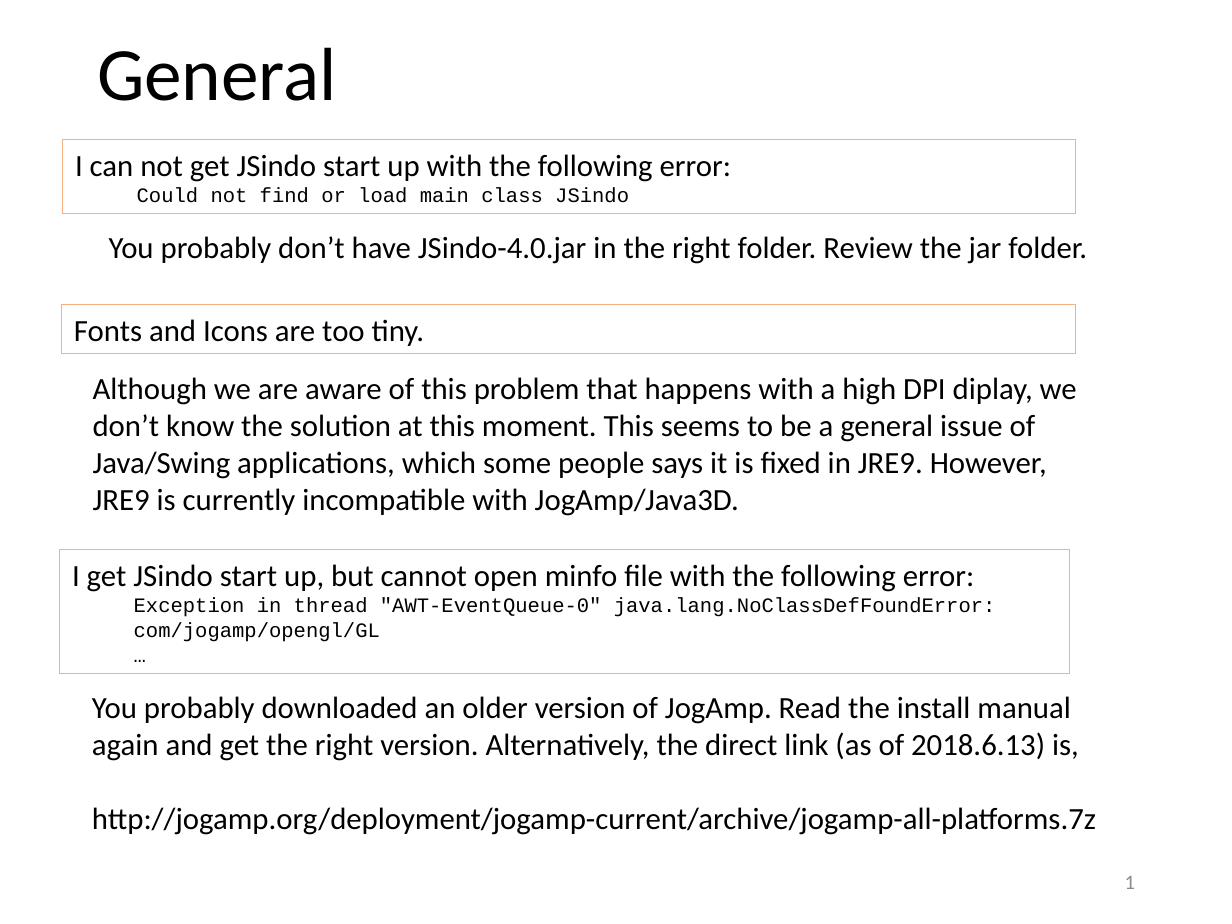
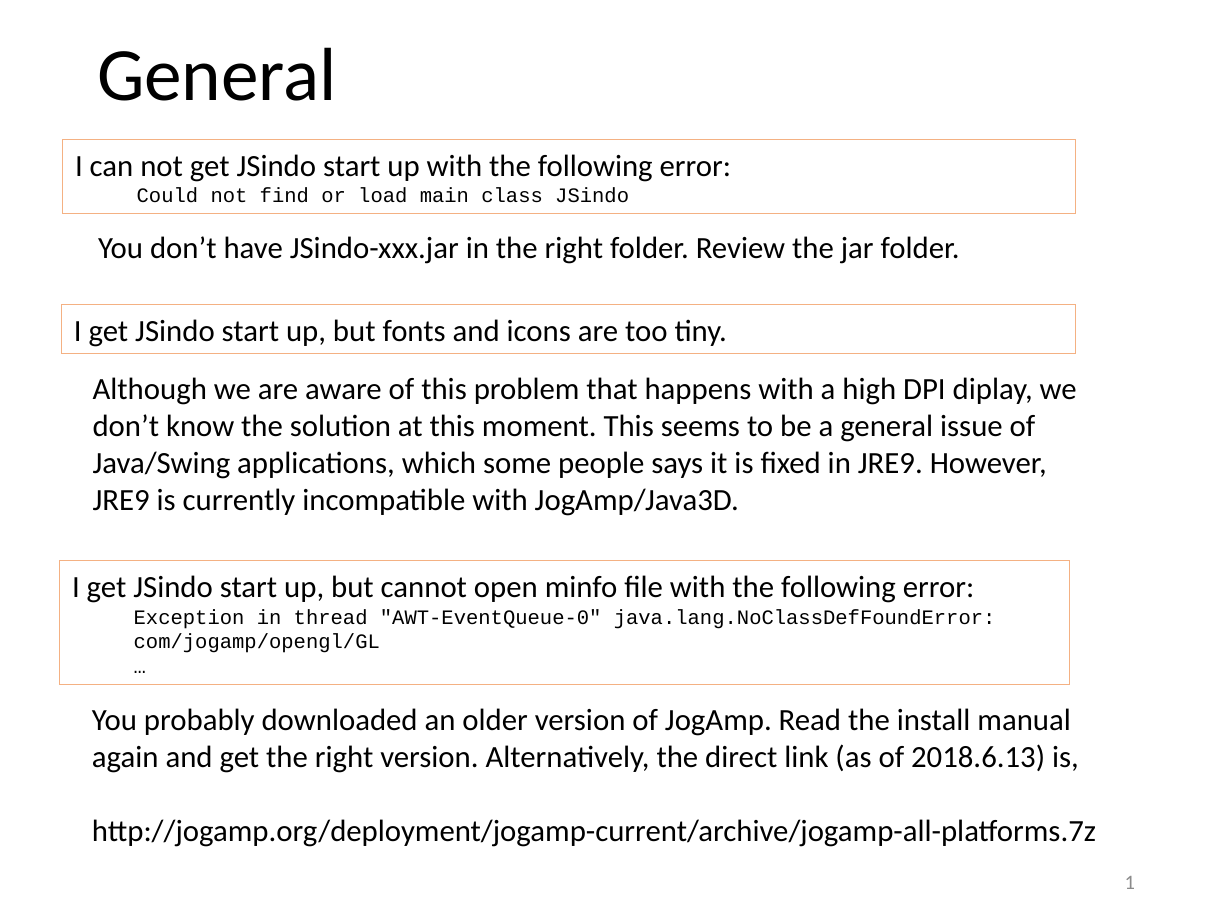
Before and after one commit to yagikiyoshi/sindo, a slide deck: slide 2 of doc/JSindo/install_faq.pptx. Drawn at 1232x924 pixels with LibreOffice and Linux fonts; fonts in the diff are those of the drawing. Boxes give left, top, right and bottom in pixels: in the first picture for what was removed or moved away, otherwise in the second. Text is boxed around its words. In the diff, an @@ line names an element or a change of style, - is before the commit and + after.

Commit message:
update arrows and manual

```diff
--- a/doc/JSindo/install_faq.pptx
+++ b/doc/JSindo/install_faq.pptx
@@ text at box(98, 236, 960, 264): text changed @@
-You probably don’t have JSindo-4.0.jar in the right folder. Review the jar folder.
+You don’t have JSindo-xxx.jar in the right folder. Review the jar folder.
@@ text in rectangle at box(74, 319, 727, 347): text changed @@
-Fonts and Icons are too tiny.
+I get JSindo start up, but fonts and icons are too tiny.
@@ rectangle "I get JSindo start up, ...": place and size @@
-rectangle "I get JSindo start up, ..." at box(60, 549, 1071, 674)
+rectangle "I get JSindo start up, ..." at box(60, 561, 1071, 685)
@@ text "You probably downloaded an older ...": place and size @@
-text "You probably downloaded an older ..." at box(92, 696, 1096, 835)
+text "You probably downloaded an older ..." at box(92, 708, 1096, 847)
```
Also in this commit, not shown: 2 other slides changed, 5 slides removed, 11 other files.
